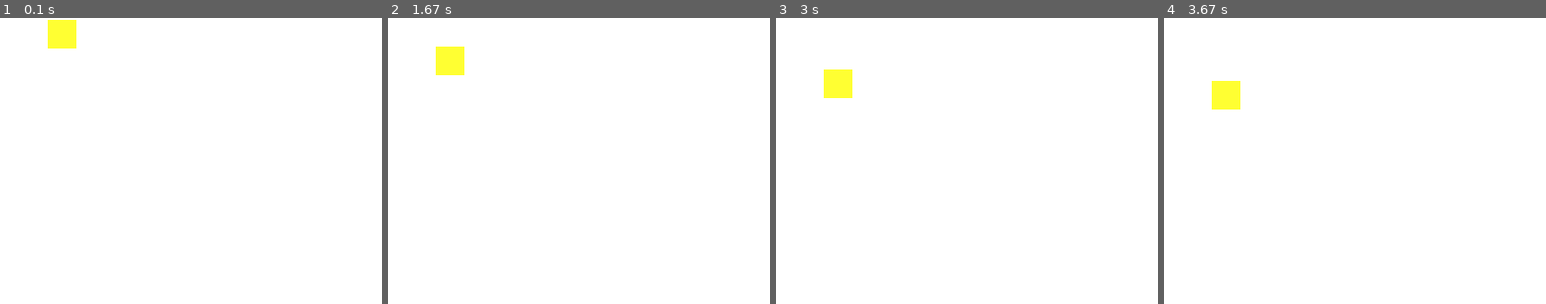
Above: before the commit, frames 1-4 (left to right).
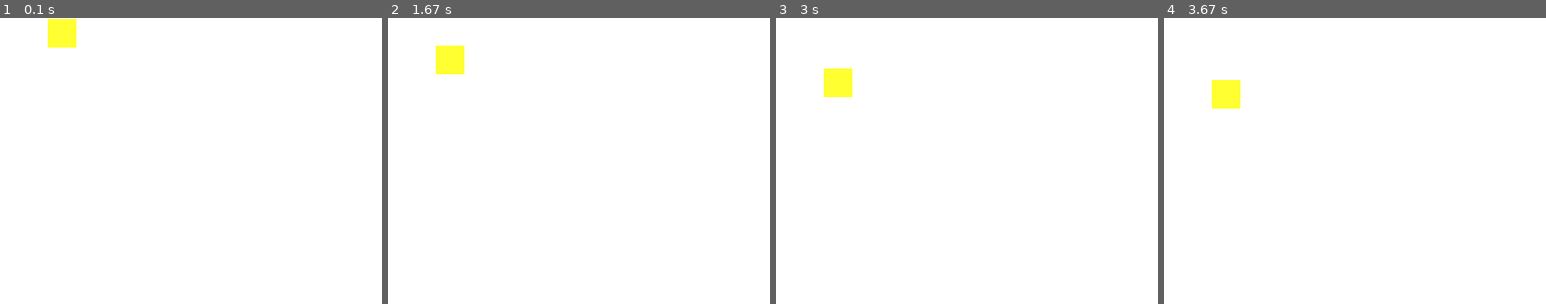
Above: after the commit, the same moments.

Repository: RysKowalski/AIgame
Game: pygame game, started from main.py
Same seed, same stepped clock (60 frames per second), same inputs: the game is played once before the commit and once after it.
Inputs:
- Up to frame 1 (0.1 s): no input
- Up to frame 2 (1.67 s): no input
- Up to frame 3 (3 s): no input
- Up to frame 4 (3.67 s): no input
The pictures show only the part of the screen within x 0-50%, y 0-50%; the shares and areas given below are measured in that part.

The runs differ from the first frame. In frame 1, less than 0.1% of the frame differs, in the area x 12-20%, y 0-11%; in frame 2, less than 0.1%; in frame 3, less than 0.1%; in frame 4, less than 0.1%.

Commit message:
some progress

Diff:
--- a/game_objects.py
+++ b/game_objects.py
@@ -1,10 +1,11 @@
+from abc import ABC, abstractmethod
 import pygame
 import pygame.freetype
 from levels import Level1Tutorial
 from script_engine import ScriptSquareData, ScriptEngine, ScriptTextDisplayData
 
 
-class GameObject:
+class GameObject(ABC):
     id: str
     script: str
     screen: pygame.Surface
@@ -17,6 +18,7 @@
         self.screen = screen
         self.scriptEngine: ScriptEngine = scriptEngine
 
+    @abstractmethod
     def draw(self) -> None: ...
 
 
--- a/main.py
+++ b/main.py
@@ -10,13 +10,15 @@
 
 
 def main() -> None:
-    GAME_FONT: pygame.freetype.Font = pygame.freetype.Font("font.ttf", 24)
     WINDOW_SIZE: tuple[int, int] = (800, 600)
     FRAMERATE: float = 60
 
+    font: pygame.freetype.Font = pygame.freetype.Font("font.ttf", 24)
     level: GameLevel = levels.Level1Tutorial()
     scriptEngine: ScriptEngine = ScriptEngine(level)
-    font: pygame.font.Font = pygame.freetype
+    uiObjects: list[game_objects.GameObject] = []
+    screen: pygame.Surface = initialize_pygame(WINDOW_SIZE)
+    clock: pygame.time.Clock = pygame.time.Clock()
 
     rectScript = """
         this.x = 50
@@ -33,12 +35,14 @@
         this.border_blue = $0 / $1
     """
 
-    uiObjects: list[game_objects.GameObject] = []
-    screen: pygame.Surface = initialize_pygame(WINDOW_SIZE)
     uiObjects.append(game_objects.SquareObject(rectScript, screen, scriptEngine))
 
     addElementMenu: menus.AddElementMenu = menus.AddElementMenu(
-        screen, uiObjects, font, {"square": game_objects.SquareObject}
+        screen,
+        font,
+        scriptEngine,
+        uiObjects,
+        {"square": game_objects.SquareObject},
     )
 
     ticks: int = 0
@@ -60,6 +64,7 @@
         addElementMenu.draw()
         level.tick((0.3,))
 
+        clock.tick(FRAMERATE)
         pygame.display.flip()
 
 
--- a/menus.py
+++ b/menus.py
@@ -1,19 +1,23 @@
 import pygame
+import pygame.freetype
 from game_objects import GameObject
+from script_engine import ScriptEngine
 
 
 class AddElementMenu:
     def __init__(
         self,
         screen: pygame.Surface,
+        font: pygame.freetype.Font,
+        scriptEngine: ScriptEngine,
         gameObjectList: list[GameObject],
-        font: pygame.font.Font,
-        elements: dict[str, GameObject],
+        elements: dict[str, type[GameObject]],
     ) -> None:
         self.screen: pygame.Surface = screen
+        self.font: pygame.freetype.Font = font
+        self.scriptEngine: ScriptEngine = scriptEngine
         self.gameObjectList: list[GameObject] = gameObjectList
-        self.font: pygame.font.Font = font
-        self.elements: dict[str, GameObject] = elements
+        self.elements: dict[str, type[GameObject]] = elements
         self.visible: bool = False
 
     def show(self) -> None:
Empty file added: edit_menu.py
Not shown, added: design.excalidraw
